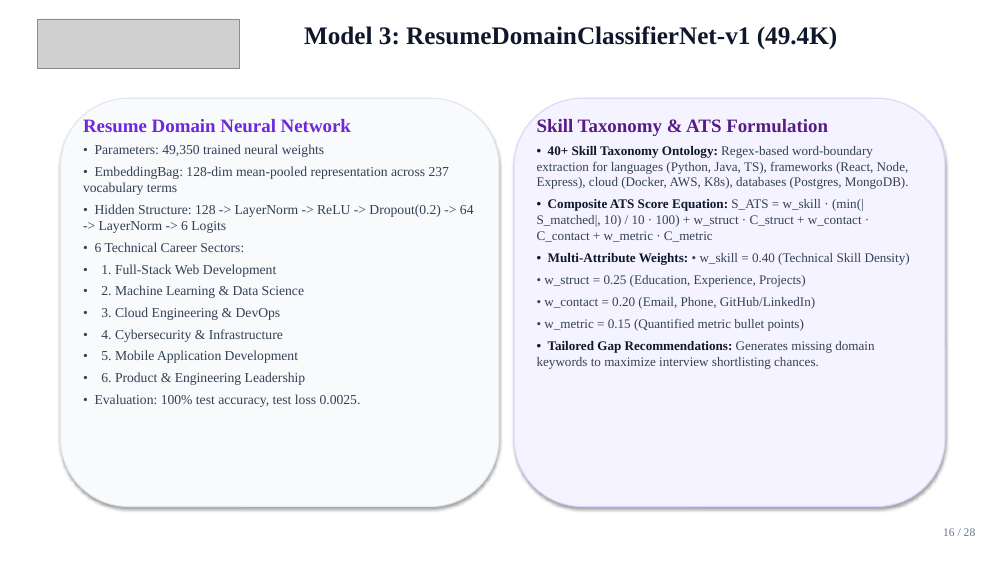
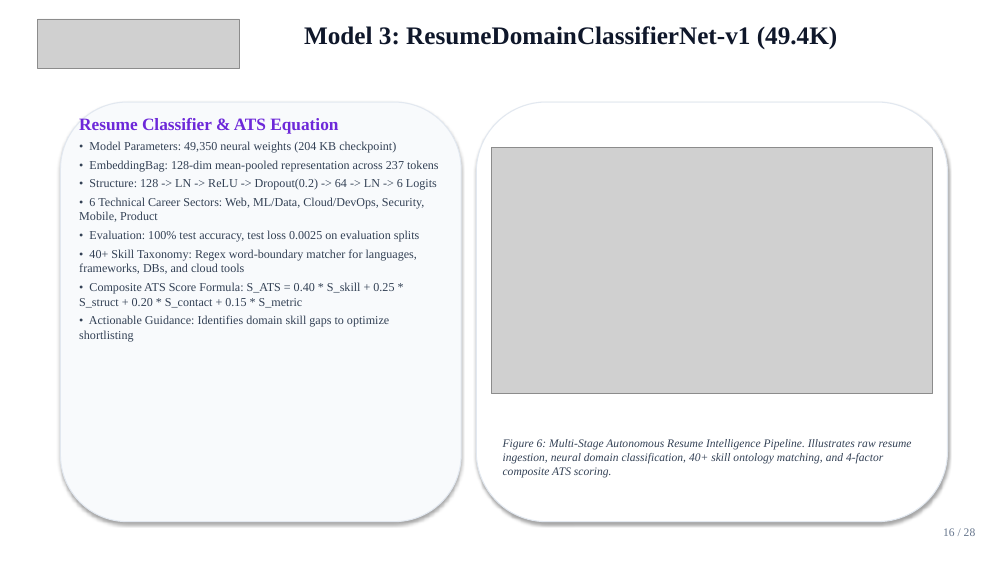
Before and after one commit to Kunwar9415/ai-powered-saas-platform, a slide deck: slide 16 of AI_POWERED_SAAS_PLATFORM_PRESENTATION.pptx. Drawn at 1008x567 pixels with LibreOffice and Linux fonts; fonts in the diff are those of the drawing; grey boxes stand for pictures. Boxes give left, top, right and bottom in pixels: in the first picture for what was removed or moved away, otherwise in the second. Text is boxed around its words. In the diff, an @@ line names an element or a change of style, - is before the commit and + after.

Commit message:
docs: embed architecture schematics, loss curves, confusion matrices, and pipeline graphs into PowerPoint presentation

```diff
--- a/AI_POWERED_SAAS_PLATFORM_PRESENTATION.pptx
+++ b/AI_POWERED_SAAS_PLATFORM_PRESENTATION.pptx
@@ rounded rectangle: place and size @@
-rounded rectangle at [60,98,499,507]
+rounded rectangle at [60,102,461,522]
@@ text at [79,118,439,341]: text changed; size 13 to 11.5 pt @@
-Resume Domain Neural Network
-• Parameters: 49,350 trained neural weights
-• EmbeddingBag: 128-dim mean-pooled representation across 237 vocabulary terms
-• Hidden Structure: 128 -> LayerNorm -> ReLU -> Dropout(0.2) -> 64 -> LayerNorm -> 6 Logits
-• 6 Technical Career Sectors:
-• 1. Full-Stack Web Development
-• 2. Machine Learning & Data Science
-• 3. Cloud Engineering & DevOps
-• 4. Cybersecurity & Infrastructure
-• 5. Mobile Application Development
-• 6. Product & Engineering Leadership
-• Evaluation: 100% test accuracy, test loss 0.0025.
+Resume Classifier & ATS Equation
+• Model Parameters: 49,350 neural weights (204 KB checkpoint)
+• EmbeddingBag: 128-dim mean-pooled representation across 237 tokens
+• Structure: 128 -> LN -> ReLU -> Dropout(0.2) -> 64 -> LN -> 6 Logits
+• 6 Technical Career Sectors: Web, ML/Data, Cloud/DevOps, Security, Mobile, Product
+• Evaluation: 100% test accuracy, test loss 0.0025 on evaluation splits
+• 40+ Skill Taxonomy: Regex word-boundary matcher for languages, frameworks, DBs, and cloud tools
+• Composite ATS Score Formula: S_ATS = 0.40 * S_skill + 0.25 * S_struct + 0.20 * S_contact + 0.15 * S_metric
+• Actionable Guidance: Identifies domain skill gaps to optimize shortlisting
@@ rounded rectangle: place and size @@
-rounded rectangle at [514,98,945,507]
+rounded rectangle at [476,102,948,522]
@@ rounded rectangle at [476,102,948,522]: fill #F5F3FF to #FFFFFF; outline #DDD6FE 1 pt to #E2E8F0 1 pt @@
@@ text removed at [537,119,910,369] @@
-Skill Taxonomy & ATS Formulation
-• 40+ Skill Taxonomy Ontology: Regex-based word-boundary extraction for languages (Python, Java, TS), frameworks (React, Node, Express), cloud (Docker, AWS, K8s), databases (Postgres, MongoDB).
-• Composite ATS Score Equation: S_ATS = w_skill · (min(|S_matched|, 10) / 10 · 100) + w_struct · C_struct + w_contact · C_contact + w_metric · C_metric
-• Multi-Attribute Weights: • w_skill = 0.40 (Technical Skill Density)
-• w_struct = 0.25 (Education, Experience, Projects)
-• w_contact = 0.20 (Email, Phone, GitHub/LinkedIn)
-• w_metric = 0.15 (Quantified metric bullet points)
-• Tailored Gap Recommendations: Generates missing domain keywords to maximize interview shortlisting chances.
@@ picture added at [492,147,932,394] @@
@@ text added at [503,439,912,478], 11 pt, text #334155, italic @@
+Figure 6: Multi-Stage Autonomous Resume Intelligence Pipeline. Illustrates raw resume ingestion, neural domain classification, 40+ skill ontology matching, and 4-factor composite ATS scoring.
```
Also in this commit, not shown: 7 other slides changed, 1 slide added, 1 slide removed, 1 other file.
